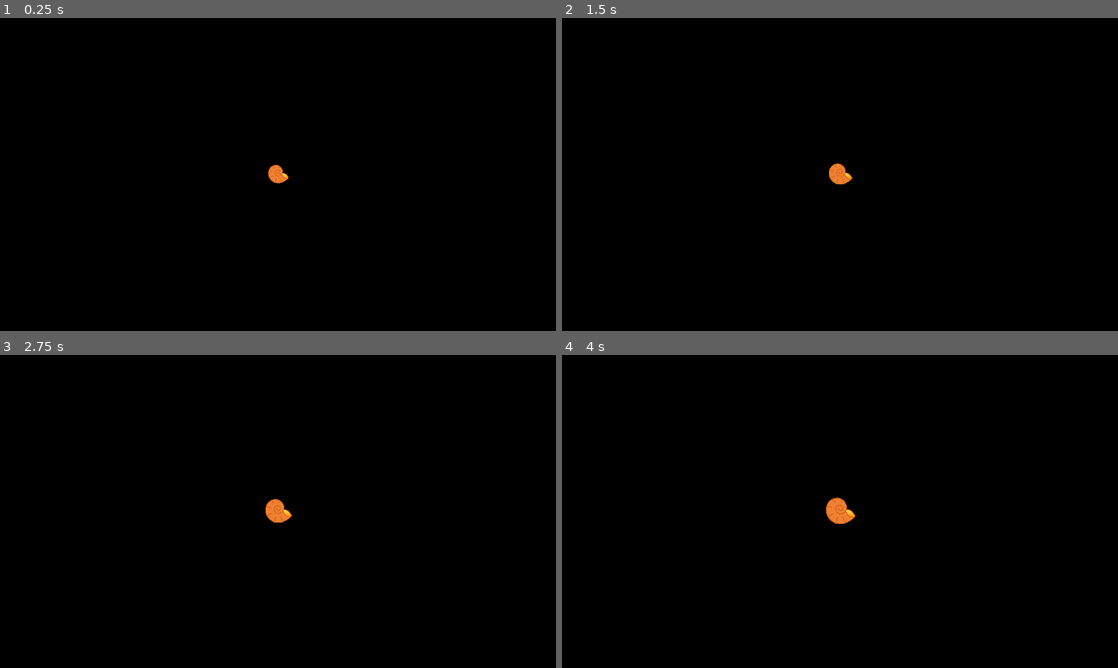
Above: before the commit, frames 1-4 (two rows, left to right).
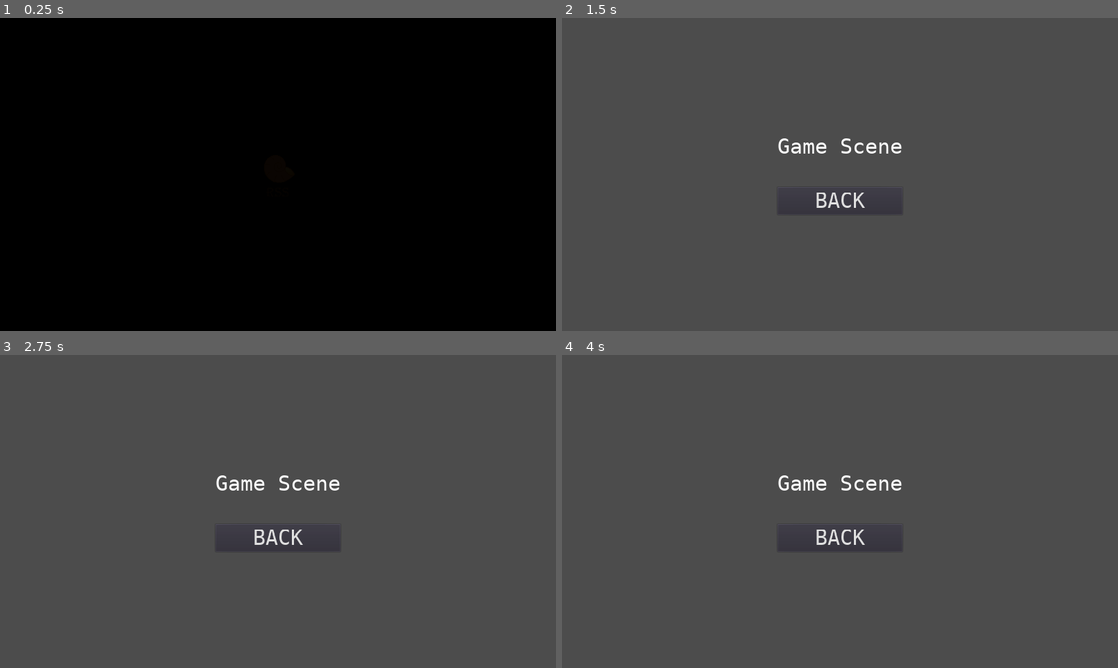
Above: after the commit, the same moments.

Repository: An0n3m0us/RSS-Godot
Game: Godot game, scene res://src/game/IntroScreen.tscn
Two runs of this game, one before a commit and one after it. Both use one fixed random seed, a clock stepped at 60 frames per second and the inputs below.
Inputs (mouse positions are in pixels of both pictures, inside the frame that each line leads up to):
- Up to frame 1 (0.25 s): no input
- Up to frame 2 (1.5 s): click (678, 115) at 0.5 s; click (678, 115) at 1.25 s
- Up to frame 3 (2.75 s): click (116, 452) at 2.02 s
- Up to frame 4 (4 s): click (840, 536) at 2.75 s, where only the run after the commit has a clickable "BACK"; click (678, 452) at 3.5 s

The runs differ from the first frame. In frame 1, 0.2% of the frame differs, in the area x 48-52%, y 46-53%; in frame 2, 100%, in the area x 0-100%, y 0-100%; in frame 3, 100%; in frame 4, 100%.

Commit message:
Add settings buttons for sound

Diff:
--- a/src/game/IntroScreen.tscn
+++ b/src/game/IntroScreen.tscn
@@ -1,6 +1,6 @@
 [gd_scene load_steps=4 format=2]
 
-[ext_resource path="res://icon_only.png" type="Texture" id=1]
+[ext_resource path="res://assets/images/snail studios logo.png" type="Texture" id=1]
 [ext_resource path="res://src/scripts/IntroScreen.gd" type="Script" id=2]
 [ext_resource path="res://src/game/TitleScreen.tscn" type="PackedScene" id=3]
 
@@ -29,7 +29,6 @@
 texture = ExtResource( 1 )
 
 [node name="Fade" type="ColorRect" parent="."]
-visible = false
 anchor_right = 1.0
 anchor_bottom = 1.0
 color = Color( 0, 0, 0, 1 )
--- a/src/game/SettingsScene.tscn
+++ b/src/game/SettingsScene.tscn
@@ -1,6 +1,6 @@
 [gd_scene load_steps=4 format=2]
 
-[ext_resource path="res://src/scripts/ReturnMainMenu.gd" type="Script" id=1]
+[ext_resource path="res://src/scripts/SettingsScreen.gd" type="Script" id=1]
 [ext_resource path="res://src/fonts/default_font.tres" type="DynamicFont" id=2]
 [ext_resource path="res://assets/images/settingspage.png" type="Texture" id=3]
 
@@ -70,5 +70,5 @@
 __meta__ = {
 "_edit_use_anchors_": false
 }
-[connection signal="pressed" from="Buttons/Yes" to="." method="_on_Button_pressed"]
-[connection signal="pressed" from="Buttons/No" to="." method="_on_Button_pressed"]
+[connection signal="pressed" from="Buttons/Yes" to="." method="_on_Yes_pressed"]
+[connection signal="pressed" from="Buttons/No" to="." method="_on_No_pressed"]
--- /dev/null
+++ b/src/scripts/SettingsScreen.gd
@@ -0,0 +1,11 @@
+extends Control
+
+func _on_Yes_pressed():
+	AudioServer.set_bus_mute(AudioServer.get_bus_index("Master"), false)
+	var _return = get_tree().change_scene("res://src/game/TitleScreen.tscn")
+	pass
+
+func _on_No_pressed():
+	AudioServer.set_bus_mute(AudioServer.get_bus_index("Master"), true)
+	var _return = get_tree().change_scene("res://src/game/TitleScreen.tscn")
+	pass
